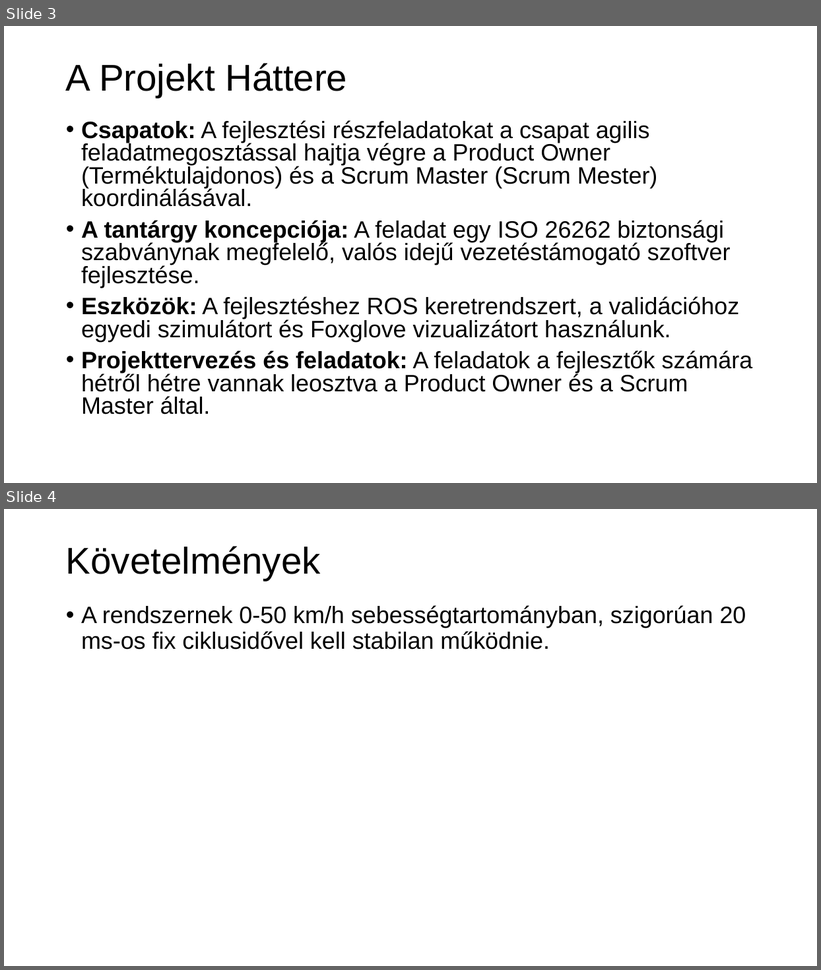
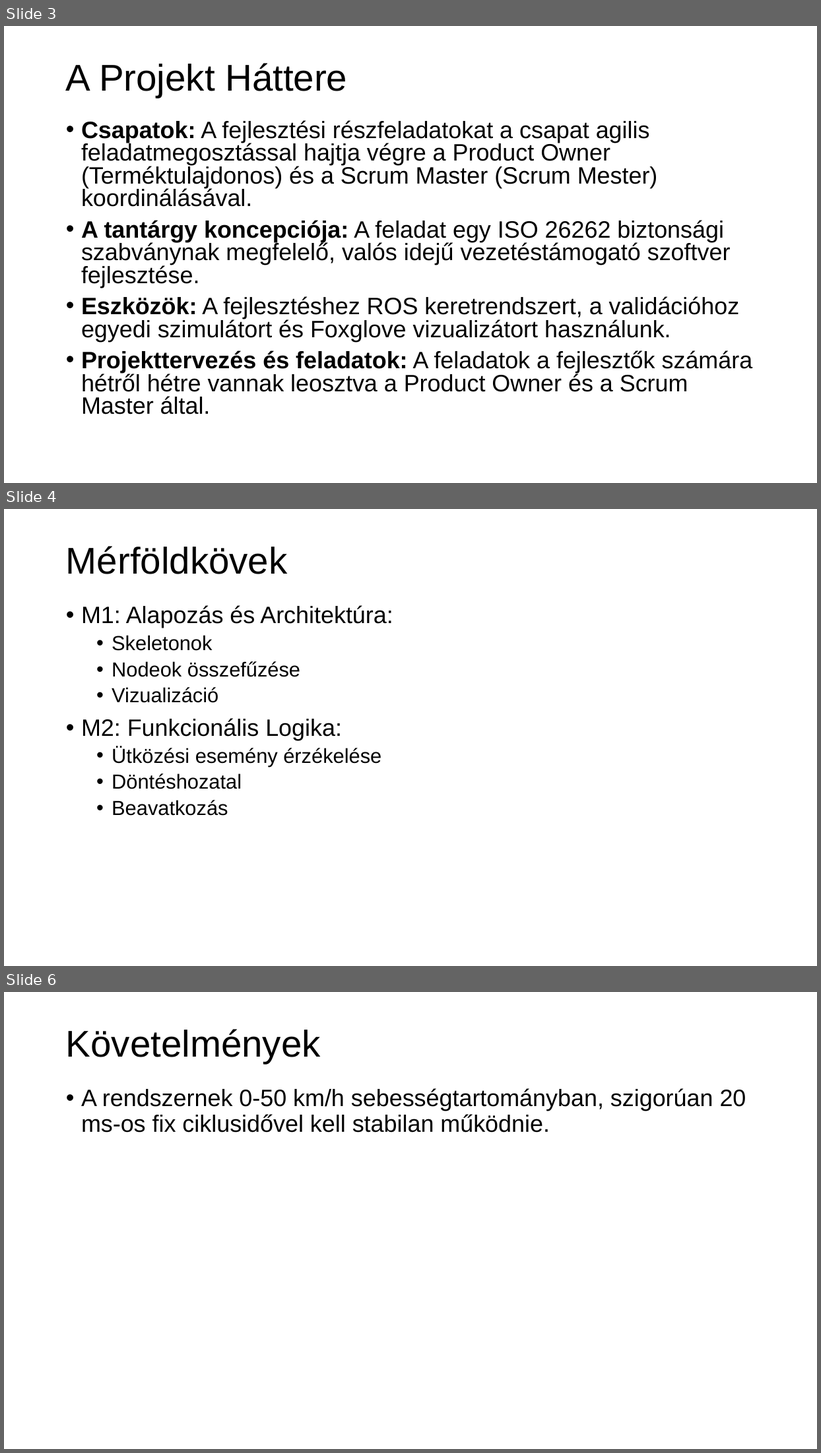
Before and after one commit to pedina/Automatic_emergency_brake_group2, a slide deck: doc/Automated Emergency Brake Group2 HUN.pptx. Shown one above the other, each under a label of ours: slides 3 and 4 before the commit, slides 3, 4 and 6 after it; the slides between them are not shown. The pictures are 821x970 and 821x1453 pixels, drawn with LibreOffice and Linux fonts; fonts in the diff are those of the drawing; background and template pictures are left out. Boxes give left, top, right and bottom in pixels: in the first picture for what was removed or moved away, otherwise in the second. Text is boxed around its words. In the diff, an @@ line names an element or a change of style, - is before the commit and + after.

```diff
--- a/doc/Automated Emergency Brake Group2 HUN.pptx
+++ b/doc/Automated Emergency Brake Group2 HUN.pptx
@@ slide 4 added at box(4, 509, 817, 966), background picture (left out) @@
@@ title added at box(66, 546, 288, 574), 44 pt, text #000000 @@
+Mérföldkövek
@@ text added at box(81, 605, 393, 816), 24 pt, text #000000 @@
+• M1: Alapozás és Architektúra:
+  • Skeletonok
+  • Nodeok összefűzése
+  • Vizualizáció
+• M2: Funkcionális Logika:
+  • Ütközési esemény érzékelése
+  • Döntéshozatal
+  • Beavatkozás
@@ what was slide 4 is now slide 6 @@
```
Also in this commit, not shown: 2 slides changed, 1 other slide added.
